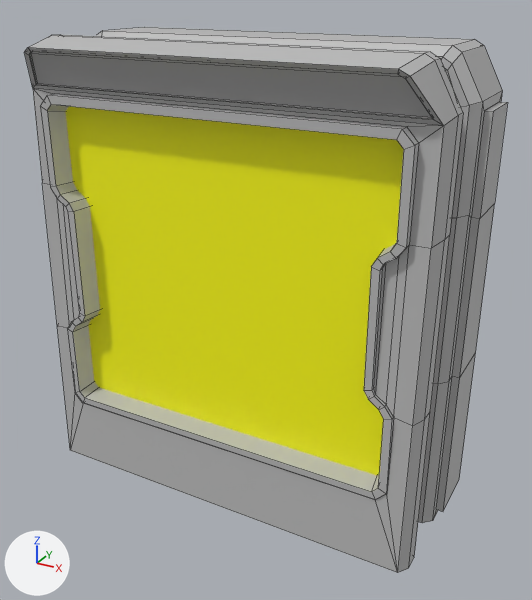
The FBX model Assets/Models/!Props/ScienceNew/Screen_Medium.fbx, before and after one commit.
Rendered twice from a 50 mm lens placed at (2.32, -4.56, 3.39), pointed at (0.13, -0.59, 1.4). Arrows for +X, +Y and +Z are at lower left; the lights stay in place. Mesh edges are drawn as thin lines. Where no turn or scale is listed for an object, it has been applied to the vertices.

The first picture shows 'Screen_Medium'.
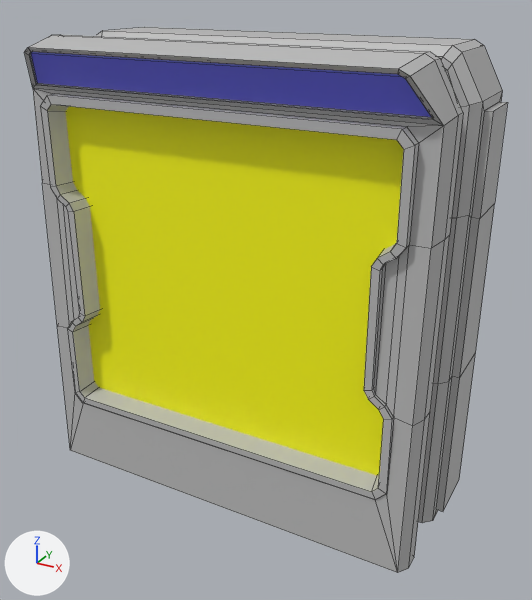
Changed parts and their boxes (x1, y1, x2, y2) in the pictures (532 x 600 px):
part 1 of me_mesh, recoloured (grey to blue)
    both: (31, 52, 431, 117)

The change, as a list of edits to the scene's bpy script:
```text
Add mat_lambert4:
    mat_lambert4 = principled_material('lambert4')
    mat_lambert4.base_color = (0.173, 0.173, 1.0)  # blue #7373ff
Change me_mesh:
    where me_mesh.from_pydata(...)  # 282 vertices, 236 faces; spans x -1.43..1.43, y -1.19..0.0, z 0.0..3.05
    used by ob_screen_medium; location = (0.0, 0.0, 0.0)
    me_mesh part 1: all 2 faces centred in x 0.0, y -1.15..-1.08, z 2.86..2.97 switch from mat_lambert2 (grey #bcbcbc) to mat_lambert4 (blue #7373ff)
```
